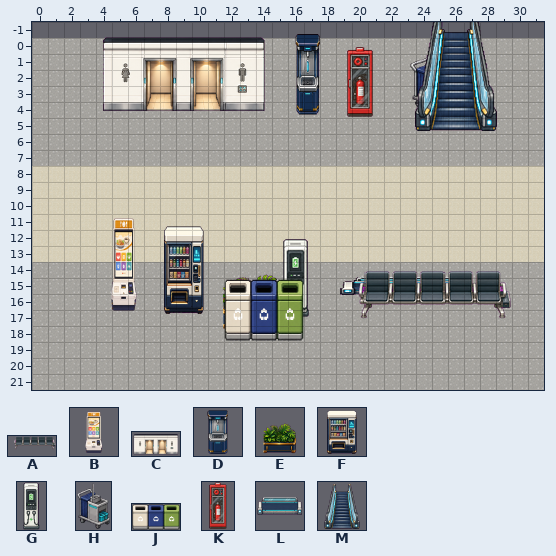
One commit to this Tiled map (JSON): public/assets/maps/tiled/regions/airport-facilities.tmj. Above: the version before the commit.
Cells are 16x16 px. Shown: x 0..31, y -1..21.
Key: from "airport-props": A 76 "waiting-seats-horizontal", B 84 "self-order-kiosk-1", C 88 "restroom-frame-1", D 92 "water-dispenser-1", E 96 "planter-north-1", F 100 "vending-machine-1", G 117 "charging-station-front", H 119 "prop", J 121 "prop", K 122 "emergency-cabinet-front", L 133 "moving-walkway-1", M 137 "escalator-south-1".
Objects are placed by their top-left corner, in cells (3,4 is the top-left corner of cell 3,4); size is 1x1 cell unless given.
Layers that did not change in this view are not listed.
Objects on layer "Props" before:
C "facilities-restroom" at 4,-0.5 size 11x5.5
D "facilities-water" at 15.5,-0.5 size 3.5x5.5
H "facilities-cleaning-trolley" at 23.5,0.5 size 4x4.5
K "facilities-emergency-cabinet" at 19,0.5 size 3x4.5
M "facilities-escalator" at 23,-2 size 7x8
L "facilities-moving-walkway" at 19,14 size 9x3
B "facilities-self-order-kiosk" at 3.5,10.8 size 4.5x6.8
F "facilities-vending-machine" at 7.5,11.5 size 4x6
G "facilities-charging-pedestal" at 15,12.5 size 3x5
E "facilities-planter" at 11,13 size 6x5.5
A "facilities-waiting-seats" at 19,14.5 size 11x4.5
J "facilities-recycling-station" at 12,15 size 5x4
And afterwards:
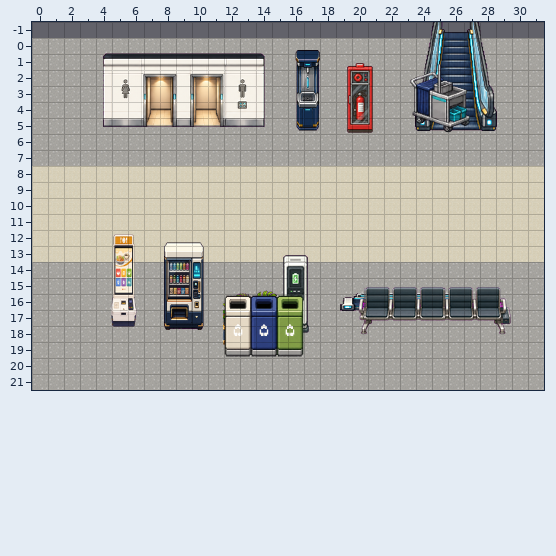
Difference:
Layer "Props":
changed: C "facilities-restroom" at 4,-0.5 size 11x5.5 -> C "facilities-restroom" at 4,0.5 size 11x5.5
changed: D "facilities-water" at 15.5,-0.5 size 3.5x5.5 -> D "facilities-water" at 15.5,0.5 size 3.5x5.5
changed: H "facilities-cleaning-trolley" at 23.5,0.5 size 4x4.5 -> H "facilities-cleaning-trolley" at 23.5,1.5 size 4x4.5
changed: K "facilities-emergency-cabinet" at 19,0.5 size 3x4.5 -> K "facilities-emergency-cabinet" at 19,1.5 size 3x4.5
changed: L "facilities-moving-walkway" at 19,14 size 9x3 -> L "facilities-moving-walkway" at 19,15 size 9x3
changed: B "facilities-self-order-kiosk" at 3.5,10.8 size 4.5x6.8 -> B "facilities-self-order-kiosk" at 3.5,11.8 size 4.5x6.8
changed: F "facilities-vending-machine" at 7.5,11.5 size 4x6 -> F "facilities-vending-machine" at 7.5,12.5 size 4x6
changed: G "facilities-charging-pedestal" at 15,12.5 size 3x5 -> G "facilities-charging-pedestal" at 15,13.5 size 3x5
changed: E "facilities-planter" at 11,13 size 6x5.5 -> E "facilities-planter" at 11,14 size 6x5.5
changed: A "facilities-waiting-seats" at 19,14.5 size 11x4.5 -> A "facilities-waiting-seats" at 19,15.5 size 11x4.5
changed: J "facilities-recycling-station" at 12,15 size 5x4 -> J "facilities-recycling-station" at 12,16 size 5x4
Boxes around the changes in both pictures, in picture pixels (x1, y1, x2, y2):
changed: (103, 37, 265, 127)
changed: (295, 34, 373, 133)
changed: (410, 57, 470, 133)
changed: (111, 218, 309, 357)
changed: (340, 271, 511, 335)
